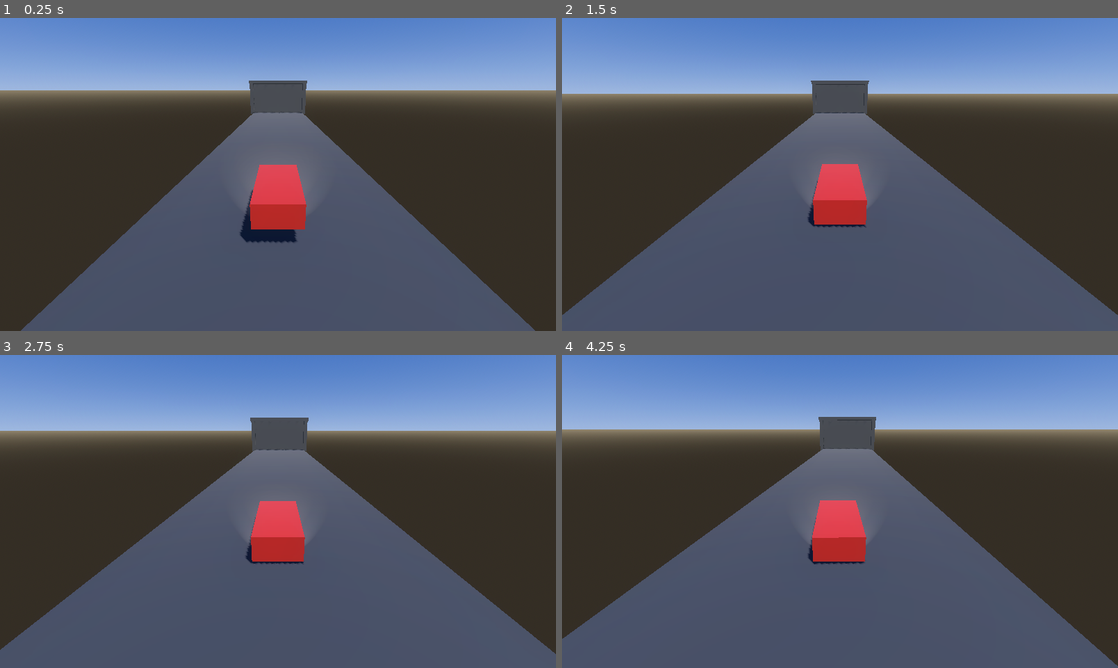
Above: before the commit, frames 1-4 (two rows, left to right).
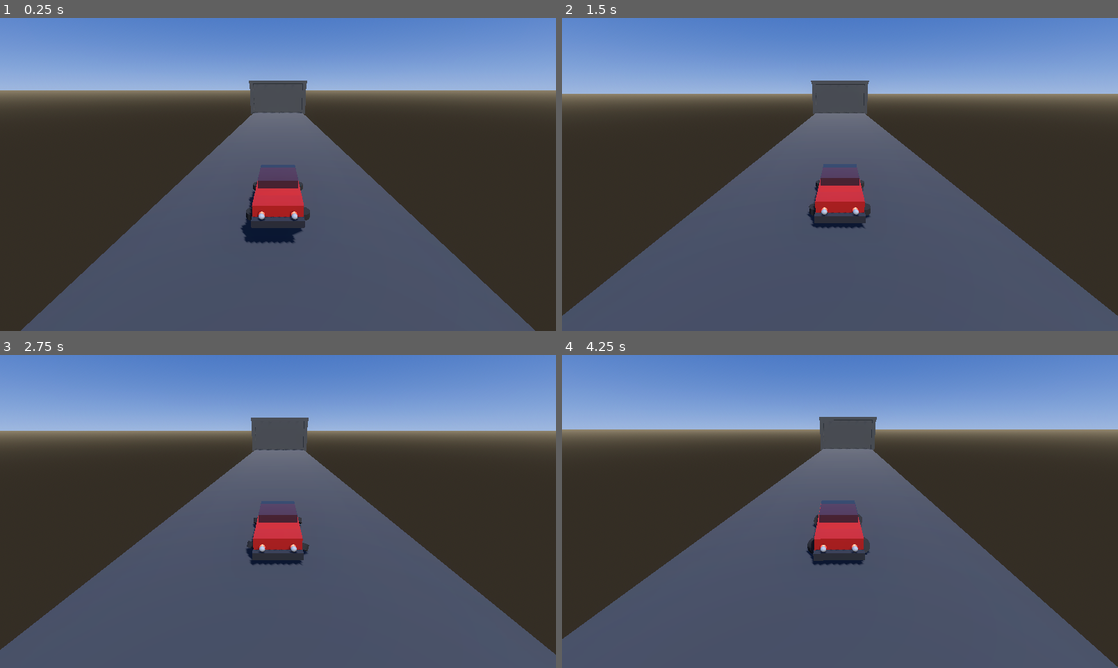
Above: after the commit, the same moments.

Repository: santiagogd2513-cpu/OpenWorld-Colombia-Drive
Game: Godot game, scene res://scenes/main.tscn
Two runs of this game, one before a commit and one after it. Both use one fixed random seed, a clock stepped at 60 frames per second and the inputs below.
Inputs:
- Up to frame 1 (0.25 s): no input
- Up to frame 2 (1.5 s): hold D (steer_right) 0.53-1.28 s; hold S (brake) from 1.28 s (still down)
- Up to frame 3 (2.75 s): release S (brake) at 2.03 s; hold D (steer_right) from 2.03 s (still down)
- Up to frame 4 (4.25 s): release D (steer_right) at 2.78 s; hold W (accelerate) 2.78-3.53 s; hold A (steer_left) from 3.53 s (still down)

The runs differ from the first frame. In frame 1, 1.3% of the frame differs, in the area x 43-56%, y 46-72%; in frame 2, 1.3%; in frame 3, 1.2%; in frame 4, 1.3%.

Commit message:
Mejorar Renault 12: forma de sedán (carrocería, cabina, ruedas visibles, faros) en vez de caja roja

Diff:
--- a/vehicles/renault12_test.tscn
+++ b/vehicles/renault12_test.tscn
@@ -1,95 +1,161 @@
-[gd_scene load_steps=5 format=3 uid="uid://renault12_test"]
+[gd_scene load_steps=8 format=3 uid="uid://renault12_test"]
 
 [ext_resource type="Script" path="res://scripts/vehicle_controller.gd" id="1_vehicle"]
 
-[sub_resource type="BoxMesh" id="BoxMesh_body"]
-size = Vector3(1.85, 0.95, 4.2)
+[sub_resource type="StandardMaterial3D" id="Mat_body"]
+albedo_color = Color(0.72, 0.12, 0.1, 1)
+roughness = 0.35
+metallic = 0.25
 
-[sub_resource type="StandardMaterial3D" id="Mat_body"]
-albedo_color = Color(0.75, 0.15, 0.12, 1)
-roughness = 0.4
-metallic = 0.15
+[sub_resource type="StandardMaterial3D" id="Mat_cabin"]
+albedo_color = Color(0.12, 0.15, 0.2, 0.75)
+roughness = 0.08
+metallic = 0.5
+transparency = 1
+
+[sub_resource type="StandardMaterial3D" id="Mat_wheel"]
+albedo_color = Color(0.08, 0.08, 0.08, 1)
+roughness = 0.9
+
+[sub_resource type="StandardMaterial3D" id="Mat_bumper"]
+albedo_color = Color(0.18, 0.18, 0.2, 1)
+roughness = 0.55
+metallic = 0.35
 
 [sub_resource type="BoxShape3D" id="BoxShape_body"]
-size = Vector3(1.85, 0.9, 4.1)
+size = Vector3(1.8, 0.9, 4.0)
+
+[sub_resource type="CylinderMesh" id="CylinderMesh_wheel"]
+top_radius = 0.32
+bottom_radius = 0.32
+height = 0.24
+radial_segments = 14
 
 [node name="Renault12" type="VehicleBody3D"]
 mass = 1150.0
 center_of_mass_mode = 1
-center_of_mass = Vector3(0, -0.15, 0.1)
+center_of_mass = Vector3(0, -0.2, 0.1)
 script = ExtResource("1_vehicle")
 
-[node name="BodyMesh" type="MeshInstance3D" parent="."]
+[node name="Body" type="CSGBox3D" parent="."]
 transform = Transform3D(1, 0, 0, 0, 1, 0, 0, 0, 1, 0, 0.55, 0)
-mesh = SubResource("BoxMesh_body")
-surface_material_override/0 = SubResource("Mat_body")
+size = Vector3(1.75, 0.7, 3.9)
+material = SubResource("Mat_body")
+
+[node name="Cabin" type="CSGBox3D" parent="."]
+transform = Transform3D(1, 0, 0, 0, 1, 0, 0, 0, 1, 0, 1.05, -0.2)
+size = Vector3(1.55, 0.55, 1.9)
+material = SubResource("Mat_cabin")
+
+[node name="Hood" type="CSGBox3D" parent="."]
+transform = Transform3D(1, 0, 0, 0, 0.96, -0.28, 0, 0.28, 0.96, 0, 0.78, 1.3)
+size = Vector3(1.65, 0.14, 1.15)
+material = SubResource("Mat_body")
+
+[node name="BumperFront" type="CSGBox3D" parent="."]
+transform = Transform3D(1, 0, 0, 0, 1, 0, 0, 0, 1, 0, 0.32, 2.05)
+size = Vector3(1.8, 0.28, 0.28)
+material = SubResource("Mat_bumper")
+
+[node name="BumperBack" type="CSGBox3D" parent="."]
+transform = Transform3D(1, 0, 0, 0, 1, 0, 0, 0, 1, 0, 0.32, -2.05)
+size = Vector3(1.8, 0.28, 0.28)
+material = SubResource("Mat_bumper")
 
 [node name="CollisionShape3D" type="CollisionShape3D" parent="."]
-transform = Transform3D(1, 0, 0, 0, 1, 0, 0, 0, 1, 0, 0.5, 0)
+transform = Transform3D(1, 0, 0, 0, 1, 0, 0, 0, 1, 0, 0.55, 0)
 shape = SubResource("BoxShape_body")
 
 [node name="WheelFL" type="VehicleWheel3D" parent="."]
-transform = Transform3D(1, 0, 0, 0, 1, 0, 0, 0, 1, 0.85, 0.35, 1.35)
+transform = Transform3D(1, 0, 0, 0, 1, 0, 0, 0, 1, 0.88, 0.32, 1.28)
 use_as_traction = true
 use_as_steering = true
 wheel_radius = 0.32
-wheel_rest_length = 0.15
-wheel_friction_slip = 1.6
-suspension_travel = 0.25
-suspension_stiffness = 45.0
-suspension_max_force = 6000.0
+wheel_rest_length = 0.12
+wheel_friction_slip = 1.85
+suspension_travel = 0.22
+suspension_stiffness = 50.0
+suspension_max_force = 7000.0
+damping_compression = 0.9
+damping_relaxation = 0.95
+
+[node name="MeshFL" type="MeshInstance3D" parent="WheelFL"]
+transform = Transform3D(0, 0, 1, 0, 1, 0, -1, 0, 0, 0, 0, 0)
+mesh = SubResource("CylinderMesh_wheel")
+surface_material_override/0 = SubResource("Mat_wheel")
+
+[node name="WheelFR" type="VehicleWheel3D" parent="."]
+transform = Transform3D(1, 0, 0, 0, 1, 0, 0, 0, 1, -0.88, 0.32, 1.28)
+use_as_traction = true
+use_as_steering = true
+wheel_radius = 0.32
+wheel_rest_length = 0.12
+wheel_friction_slip = 1.85
+suspension_travel = 0.22
+suspension_stiffness = 50.0
+suspension_max_force = 7000.0
+damping_compression = 0.9
+damping_relaxation = 0.95
+
+[node name="MeshFR" type="MeshInstance3D" parent="WheelFR"]
+transform = Transform3D(0, 0, 1, 0, 1, 0, -1, 0, 0, 0, 0, 0)
+mesh = SubResource("CylinderMesh_wheel")
+surface_material_override/0 = SubResource("Mat_wheel")
+
+[node name="WheelBL" type="VehicleWheel3D" parent="."]
+transform = Transform3D(1, 0, 0, 0, 1, 0, 0, 0, 1, 0.88, 0.32, -1.28)
+use_as_traction = true
+wheel_radius = 0.32
+wheel_rest_length = 0.12
+wheel_friction_slip = 1.65
+suspension_travel = 0.22
+suspension_stiffness = 46.0
+suspension_max_force = 6500.0
 damping_compression = 0.85
 damping_relaxation = 0.9
 
-[node name="WheelFR" type="VehicleWheel3D" parent="."]
-transform = Transform3D(1, 0, 0, 0, 1, 0, 0, 0, 1, -0.85, 0.35, 1.35)
+[node name="MeshBL" type="MeshInstance3D" parent="WheelBL"]
+transform = Transform3D(0, 0, 1, 0, 1, 0, -1, 0, 0, 0, 0, 0)
+mesh = SubResource("CylinderMesh_wheel")
+surface_material_override/0 = SubResource("Mat_wheel")
+
+[node name="WheelBR" type="VehicleWheel3D" parent="."]
+transform = Transform3D(1, 0, 0, 0, 1, 0, 0, 0, 1, -0.88, 0.32, -1.28)
 use_as_traction = true
-use_as_steering = true
 wheel_radius = 0.32
-wheel_rest_length = 0.15
-wheel_friction_slip = 1.6
-suspension_travel = 0.25
-suspension_stiffness = 45.0
-suspension_max_force = 6000.0
+wheel_rest_length = 0.12
+wheel_friction_slip = 1.65
+suspension_travel = 0.22
+suspension_stiffness = 46.0
+suspension_max_force = 6500.0
 damping_compression = 0.85
 damping_relaxation = 0.9
 
-[node name="WheelBL" type="VehicleWheel3D" parent="."]
-transform = Transform3D(1, 0, 0, 0, 1, 0, 0, 0, 1, 0.85, 0.35, -1.35)
-use_as_traction = true
-wheel_radius = 0.32
-wheel_rest_length = 0.15
-wheel_friction_slip = 1.5
-suspension_travel = 0.25
-suspension_stiffness = 42.0
-suspension_max_force = 5500.0
-damping_compression = 0.8
-damping_relaxation = 0.85
-
-[node name="WheelBR" type="VehicleWheel3D" parent="."]
-transform = Transform3D(1, 0, 0, 0, 1, 0, 0, 0, 1, -0.85, 0.35, -1.35)
-use_as_traction = true
-wheel_radius = 0.32
-wheel_rest_length = 0.15
-wheel_friction_slip = 1.5
-suspension_travel = 0.25
-suspension_stiffness = 42.0
-suspension_max_force = 5500.0
-damping_compression = 0.8
-damping_relaxation = 0.85
+[node name="MeshBR" type="MeshInstance3D" parent="WheelBR"]
+transform = Transform3D(0, 0, 1, 0, 1, 0, -1, 0, 0, 0, 0, 0)
+mesh = SubResource("CylinderMesh_wheel")
+surface_material_override/0 = SubResource("Mat_wheel")
 
 [node name="HeadlightL" type="SpotLight3D" parent="."]
-transform = Transform3D(1, 0, 0, 0, 0.98, 0.2, 0, -0.2, 0.98, 0.55, 0.7, 2.1)
+transform = Transform3D(1, 0, 0, 0, 0.98, 0.2, 0, -0.2, 0.98, 0.55, 0.62, 2.15)
 light_color = Color(1, 0.95, 0.8, 1)
-light_energy = 2.5
-spot_range = 35.0
+light_energy = 4.0
+spot_range = 45.0
 spot_angle = 28.0
 shadow_enabled = true
 
 [node name="HeadlightR" type="SpotLight3D" parent="."]
-transform = Transform3D(1, 0, 0, 0, 0.98, 0.2, 0, -0.2, 0.98, -0.55, 0.7, 2.1)
+transform = Transform3D(1, 0, 0, 0, 0.98, 0.2, 0, -0.2, 0.98, -0.55, 0.62, 2.15)
 light_color = Color(1, 0.95, 0.8, 1)
-light_energy = 2.5
-spot_range = 35.0
+light_energy = 4.0
+spot_range = 45.0
 spot_angle = 28.0
 shadow_enabled = true
+
+[node name="LightMeshL" type="CSGSphere3D" parent="."]
+transform = Transform3D(1, 0, 0, 0, 1, 0, 0, 0, 1, 0.55, 0.58, 2.12)
+radius = 0.11
+
+[node name="LightMeshR" type="CSGSphere3D" parent="."]
+transform = Transform3D(1, 0, 0, 0, 1, 0, 0, 0, 1, -0.55, 0.58, 2.12)
+radius = 0.11
